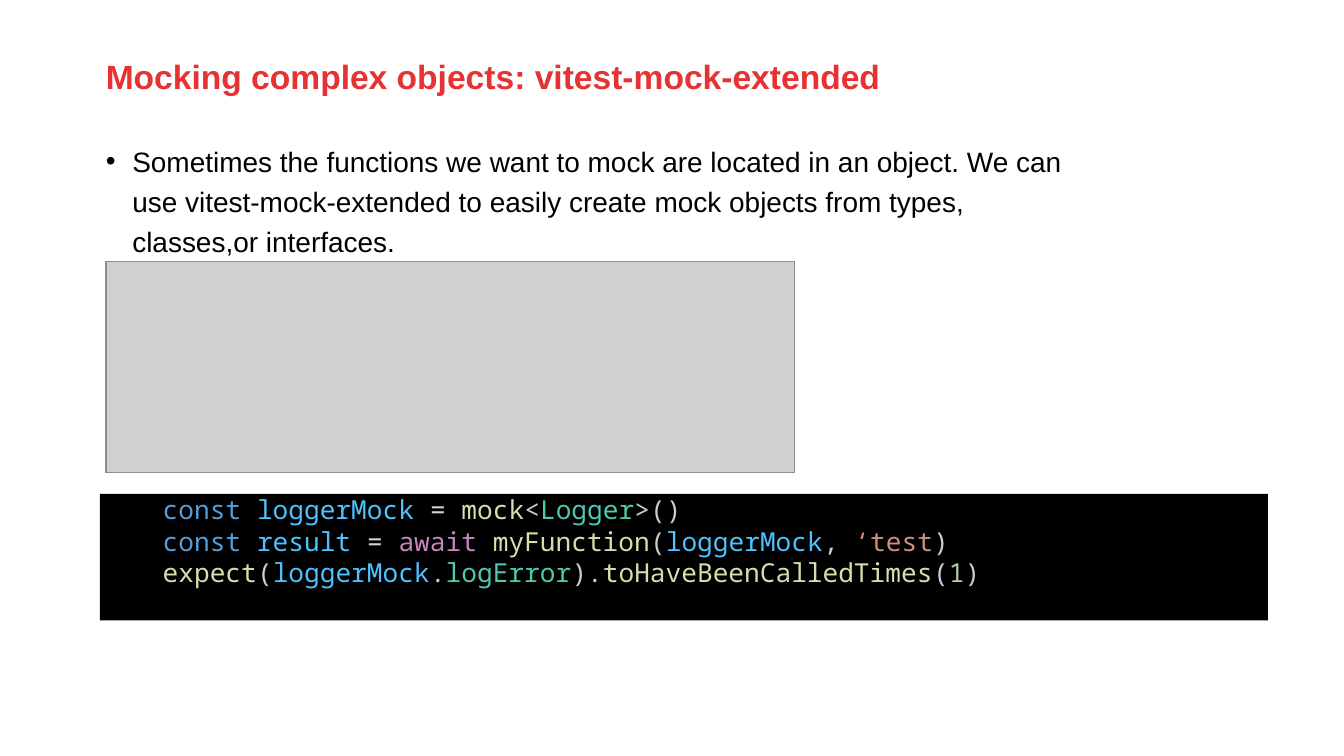
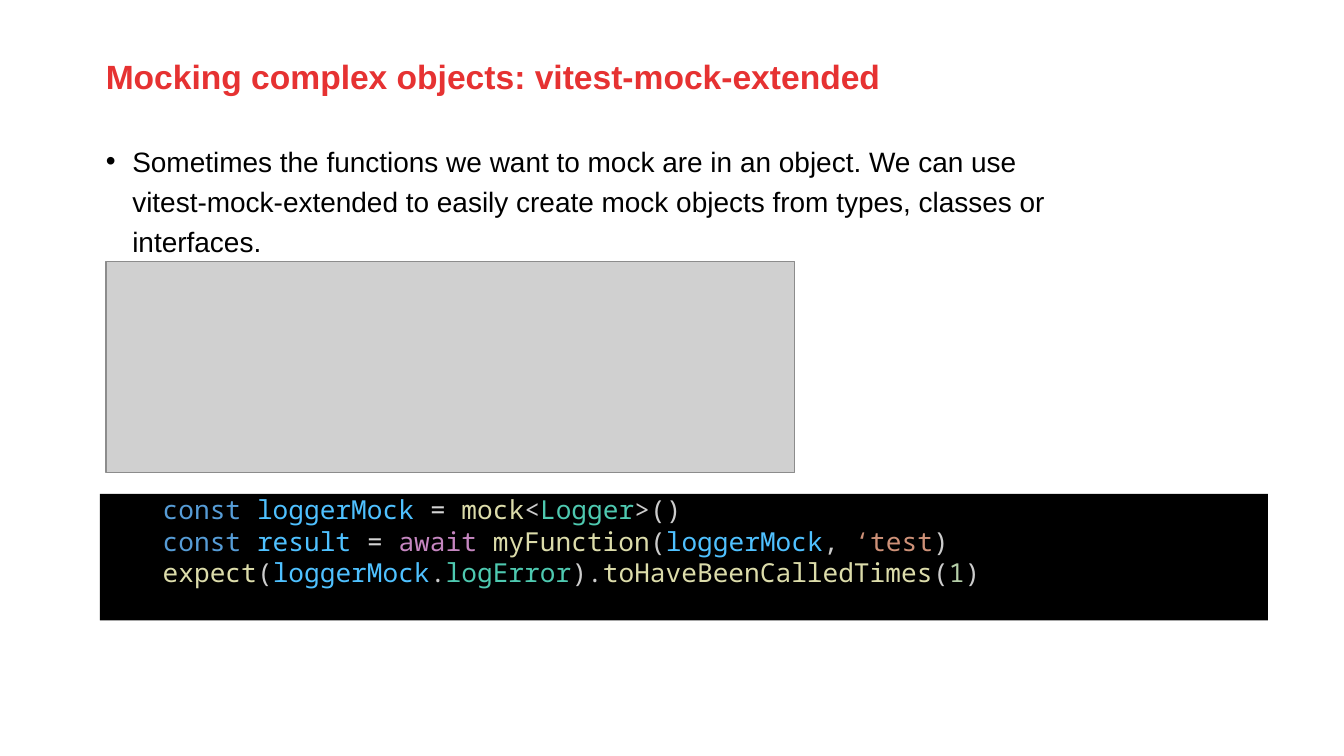
Before and after one commit to AMISConclusion/sig-typescript-unit-testing, a slide deck: slide 50 of typescript_unit_testing_with_vitest.pptx. Drawn at 1344x756 pixels with LibreOffice and Linux fonts; fonts in the diff are those of the drawing; grey boxes stand for pictures; background and template pictures are left out. Boxes give left, top, right and bottom in pixels: in the first picture for what was removed or moved away, otherwise in the second. Text is boxed around its words. In the diff, an @@ line names an element or a change of style, - is before the commit and + after.

```diff
--- a/typescript_unit_testing_with_vitest.pptx
+++ b/typescript_unit_testing_with_vitest.pptx
@@ text at box(132, 151, 1045, 253): text changed @@
-• Sometimes the functions we want to mock are located in an object. We can use vitest-mock-extended to easily create mock objects from types, classes,or interfaces.
+• Sometimes the functions we want to mock are in an object. We can use vitest-mock-extended to easily create mock objects from types, classes or interfaces.
```
Also in this commit, not shown: 11 other slides changed, 1 other file.
